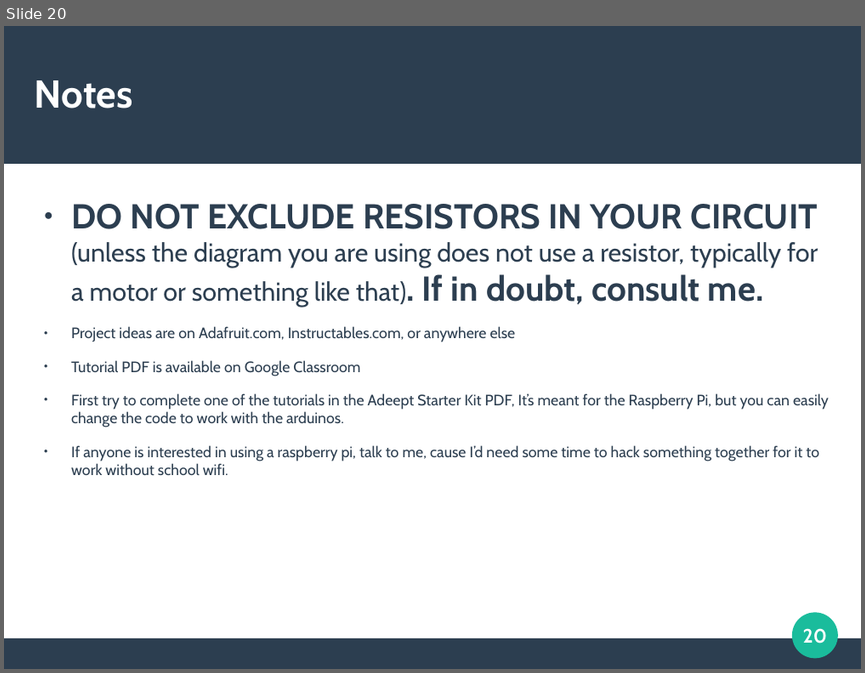
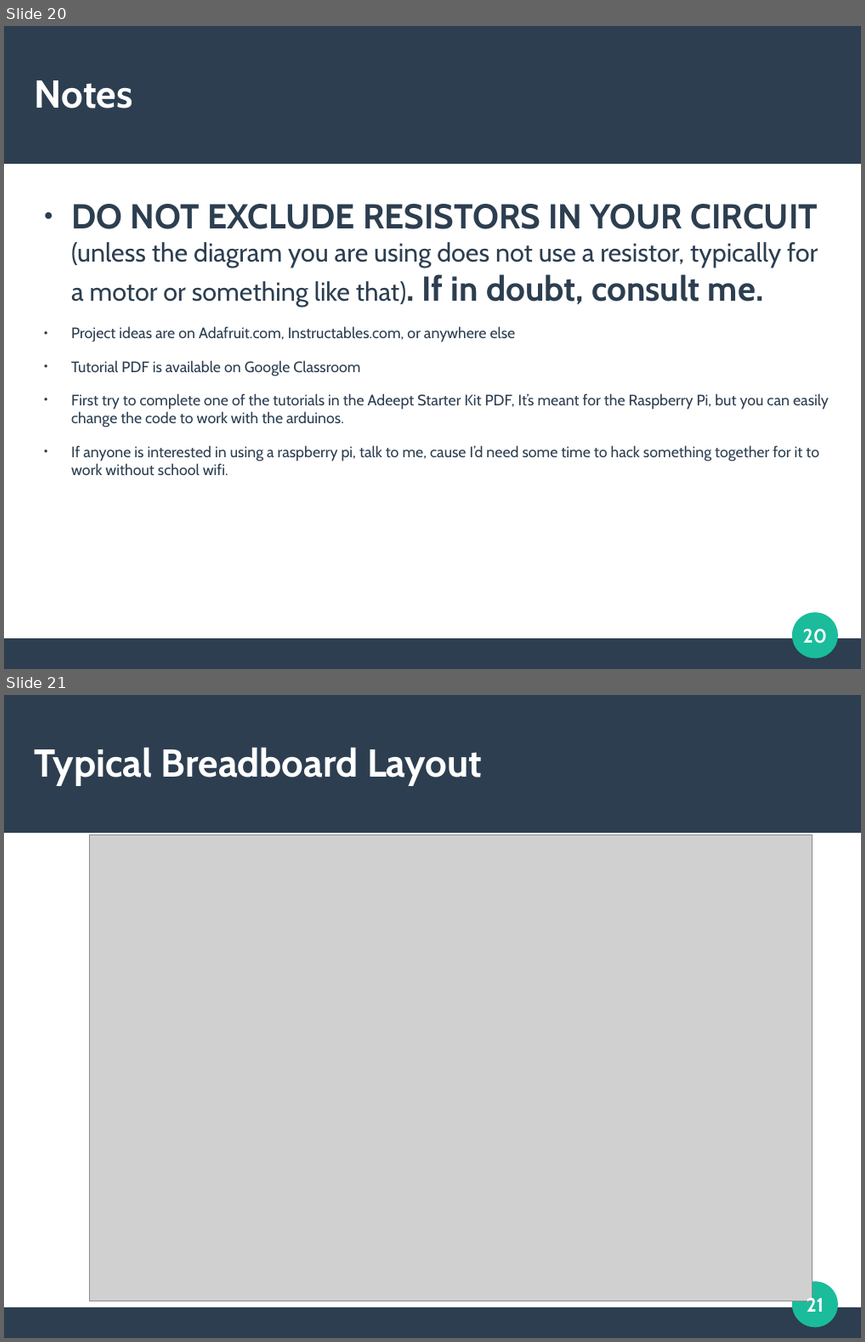
Before and after one commit to DuongTyler/CppCrashCourse, a slide deck: CPP.odp. Shown one above the other, each under a label of ours: slide 20 before the commit, slides 20 and 21 after it. The pictures are 865x673 and 865x1342 pixels, drawn with LibreOffice and Linux fonts; fonts in the diff are those of the drawing; grey boxes stand for pictures. Boxes give left, top, right and bottom in pixels: in the first picture for what was removed or moved away, otherwise in the second. Text is boxed around its words. In the diff, an @@ line names an element or a change of style, - is before the commit and + after.

Commit message:
added breadboard png and slide to presentation

```diff
--- a/CPP.odp
+++ b/CPP.odp
@@ slide 21 added at [4,695,861,1338], background #FFFFFF; not listed: 3 template elements that a slide beside it also shows @@
@@ title added at [35,747,482,786], 36 pt, text #FFFFFF, bold @@
+Typical Breadboard Layout
@@ picture added at [90,835,812,1301] @@
@@ page number added at [806,1294,824,1311], 18 pt, text #FFFFFF, bold @@
+21
```
Also in this commit, not shown: 1 slide changed, 1 other file.
